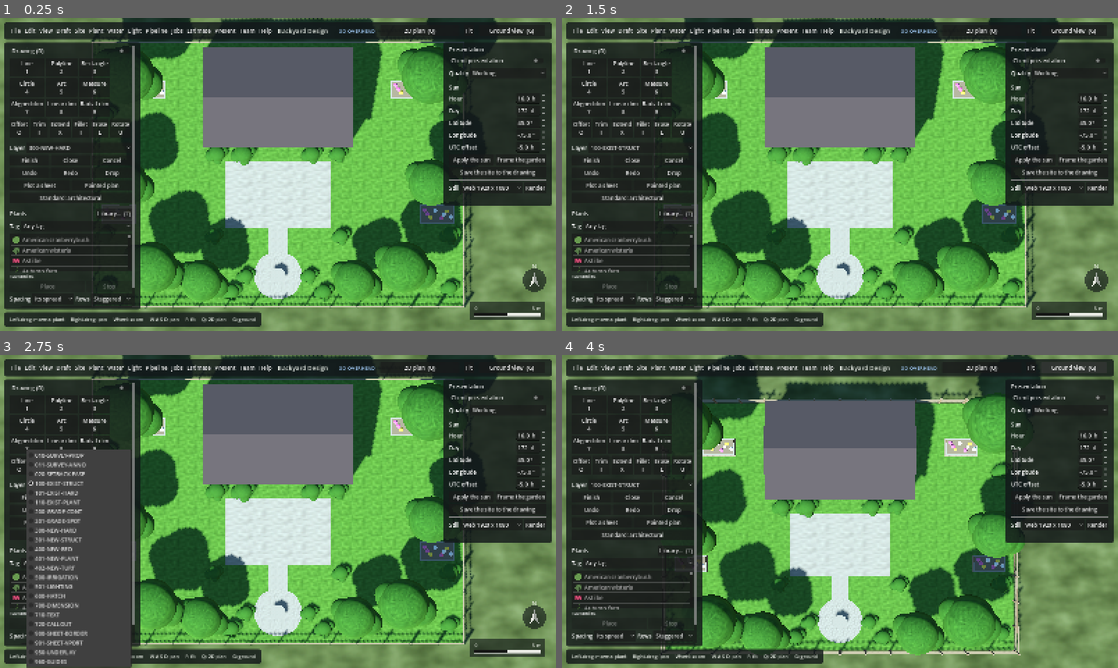
Above: before the commit, frames 1-4 (two rows, left to right).
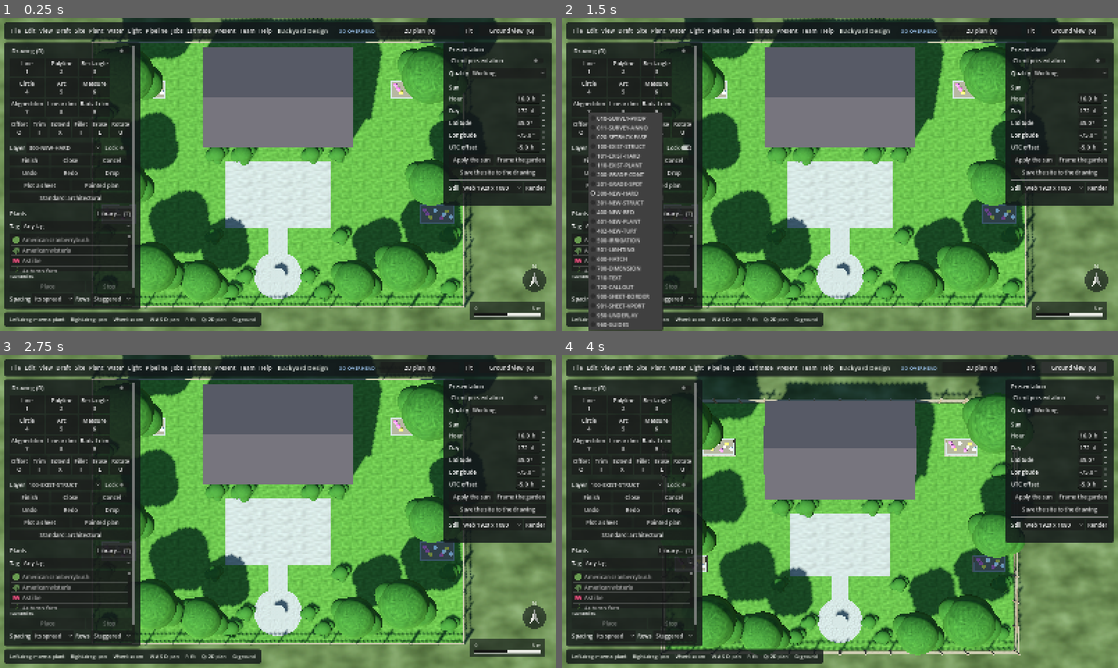
Above: after the commit, the same moments.

Repository: evanmac03/landscaping-planner
Game: Godot game, scene res://scenes/main.tscn
The game is run twice, just before and just after one commit, with the same random seed, the same clock (stepped at 60 frames per second) and the same inputs.
Inputs (mouse positions are in pixels of both pictures, inside the frame that each line leads up to):
- Up to frame 1 (0.25 s): no input
- Up to frame 2 (1.5 s): click (678, 149) at 0.5 s, where only the run after the commit has a clickable "Lock"; click "300-NEW-HARD" at 1.25 s
- Up to frame 3 (2.75 s): click "100-EXIST-STRUCT" (after the commit: "300-NEW-HARD") at 2 s
- Up to frame 4 (4 s): click "Fit" at 2.75 s; click "Ground view (G)" at 3.5 s

The runs differ from the first frame. In frame 1, less than 0.1% of the frame differs, in the area x 17-24%, y 40-43%; in frame 2, 8.5%; in frame 3, 12%, in the area x 4-24%, y 30-100%; in frame 4, less than 0.1%.

Commit message:
Drafting: lock a layer, and read the lock in exactly one place
A layer can now be locked. A locked layer is still drawn, still plots and
still snaps: it simply cannot be picked, selected or drawn on.

The lock is a state of the layer, and it is read in exactly one place -
DraftDocument.editable_entities() - so a pick, a selection band, select-all,
the simplify pass and the draw commit cannot disagree about it.
DraftController._commit() refuses before opening a gesture, naming the layer.

LayerSet gains is_locked() and locked_names(). DraftDocument gains
is_layer_locked() and editable_entities(). Hud gains a Lock CheckButton in
the layer row whose handler reads button.button_pressed (wired to pressed)
rather than toggled's argument, so the per-frame refresh that writes the
button cannot drive the layer it reports on. The public entry point is
Hud.set_layer_locked().

Also fixed a pre-existing warning: ground_window.gd::_hand_zone_rows
shadowed the document member with its own parameter; renamed to drawing.

11 new tests: the lock is not the hide, locked geometry still plots, no edit
command picks it, select-all and a band leave it out, the rest of the drawing
is not frozen, and nothing is drawn onto it.

Suite 2544/0.

Diff:
--- a/scripts/draft/draft_controller.gd
+++ b/scripts/draft/draft_controller.gd
@@ -513,6 +513,12 @@
 		if zone_hand and entity.kind == EntityScript.Kind.POLYGON:
 			state_ground_zone(entity.outline())
 			return
+		# A locked layer is not one you can add to either, or locking the survey and then finding a
+		# line you drew on it would be the worst of both. The check is here rather than in
+		# `document.add` because a command has a status line to say *why* nothing happened.
+		if document != null and document.is_layer_locked(tool.layer):
+			last_message = "%s is locked" % String(tool.layer)
+			return
 		# One snapshot per committed shape, so a single undo removes a whole
 		# entity rather than un-picking a point.
 		document.begin_gesture()
@@ -610,7 +616,7 @@
 func select_all() -> int:
 	_selected = []
 	if document != null:
-		for entity: EntityScript in document.visible_entities():
+		for entity: EntityScript in document.editable_entities():
 			_selected.append(int(entity.id))
 	_select_points = []
 	last_message = SelectScript.describe(_selected.size(), select_mode)
@@ -645,7 +651,7 @@
 		last_message = reason
 		return {"ok": false, "progress": 1, "reason": reason}
 	var caught: Dictionary = SelectScript.pick_between(
-		document.visible_entities() if document != null else [], first, world, select_mode
+		document.editable_entities() if document != null else [], first, world, select_mode
 	)
 	_selected = []
 	for id in caught["ids"]:
@@ -676,7 +682,7 @@
 func plan_simplify() -> SimplifyReportScript:
 	var chosen: Array[EntityScript] = selected_entities()
 	if chosen.is_empty() and document != null:
-		chosen = document.visible_entities()
+		chosen = document.editable_entities()
 	return DraftSimplifyScript.plan(chosen, DraftSimplifyScript.default_tolerance(plot_scale))
 
 
@@ -1024,7 +1030,10 @@
 		aperture = PICK_PIXELS / maxf(canvas.pixels_per_metre, 1e-9)
 	var best = null
 	var best_distance := aperture
-	for entity in document.visible_entities():
+	# `editable_entities` is what leaves a locked layer out: its shapes stay on the sheet and
+	# still plot, they simply cannot be picked (REQ 5.2.2). Every editing command reaches its
+	# shape through here, so one filter covers offset, trim, extend, fillet, erase and rotate.
+	for entity in document.editable_entities():
 		if is_annotation_layer(entity.layer):
 			continue
 		var distance := _distance_to(entity, world)
--- a/scripts/draft/draft_document.gd
+++ b/scripts/draft/draft_document.gd
@@ -196,6 +196,26 @@
 		out.append(_entities[id])
 	var by_rank := func(a: EntityScript, b: EntityScript) -> bool: return rank[a.id] < rank[b.id]
 	out.sort_custom(by_rank)
+	return out
+
+
+## Whether a layer's geometry may be picked, selected or edited. A locked layer is still
+## drawn and still plots - locking takes away the ability to *change* what is on it, which is
+## what makes it worth doing to a survey or a consultant's base plan (REQ 5.2.2).
+func is_layer_locked(layer_name: StringName) -> bool:
+	return layers.is_locked(layer_name)
+
+
+## Only what can be changed: on a visible layer, and not on a locked one.
+##
+## The one place the lock is read, for the reason `visible_entities` is the one place hiding is
+## read: a pick aperture, a selection band, select-all and the simplify pass all ask here, so
+## none of them can disagree about what is protected (REQ 5.2.2).
+func editable_entities() -> Array[EntityScript]:
+	var out: Array[EntityScript] = []
+	for entity: EntityScript in visible_entities():
+		if not is_layer_locked(entity.layer):
+			out.append(entity)
 	return out
 
 
--- a/scripts/draft/layer_set.gd
+++ b/scripts/draft/layer_set.gd
@@ -256,6 +256,22 @@
 	return out
 
 
+## Whether one layer is locked. A locked layer stays on the sheet and still plots; what it
+## loses is the ability to be picked, selected or edited (REQ 5.2.2).
+func is_locked(layer_name: StringName) -> bool:
+	var layer: DraftLayerScript = _layers.get(layer_name, null)
+	return layer != null and layer.locked
+
+
+## Layer names that are locked, in draw order.
+func locked_names() -> Array[StringName]:
+	var out: Array[StringName] = []
+	for name: StringName in _order:
+		if _layers[name].locked:
+			out.append(name)
+	return out
+
+
 ## Show exactly the layers a state names, and hide the rest.
 func apply_state(state_name: String) -> bool:
 	if not STATES.has(state_name):
--- a/scripts/ground_window.gd
+++ b/scripts/ground_window.gd
@@ -322,9 +322,11 @@
 ## told apart from an area of the plan by its key - both are keyed under `HAND_PREFIX`, but a hand
 ## zone's "layer" token is the literal `zone`, which is not one of the AREAS the plan encloses.
 ##
-## The document comes in only so the area can be written in its units: a row carries the words, so
-## nothing that lists areas has to know what a square metre is.
-static func _hand_zone_rows(document: DraftDocument, map: ZoneMap) -> Array[Dictionary]:
+## The drawing comes in only so the area can be written in its units: a row carries the words, so
+## nothing that lists areas has to know what a square metre is. It is named `drawing` rather than
+## `document` because the window already has a `document` member and a parameter of that name
+## shadows it - which GDScript warns about, and a warning in this project is a defect.
+static func _hand_zone_rows(drawing: DraftDocument, map: ZoneMap) -> Array[Dictionary]:
 	var out: Array[Dictionary] = []
 	if map == null:
 		return out
@@ -346,7 +348,7 @@
 			"name": zone.name if not zone.name.is_empty() else "zone",
 			"outline": outline,
 			"area_m2": area,
-			"area_text": ZoneMapScript.area_words(document, area),
+			"area_text": ZoneMapScript.area_words(drawing, area),
 		})
 	return out
 
--- a/scripts/hud.gd
+++ b/scripts/hud.gd
@@ -160,6 +160,10 @@
 var _tool_buttons: Array[Button] = []
 var _edit_buttons: Array[Button] = []
 var _layer_option: OptionButton = null
+## The lock for the layer in hand. A check box rather than a key, because it is a state rather
+## than a command: locked means "leave this layer alone", and it is the state the drawing, the
+## selection band and every editing command read.
+var _lock_button: CheckButton = null
 var _layer_names: Array[StringName] = []
 var _style_button: Button = null
 ## What the palette was last drawn to match, so a check every frame does not
@@ -654,6 +658,15 @@
 		)
 	_layer_option.item_selected.connect(_on_layer_selected)
 	layer_row.add_child(_layer_option)
+	# The lock sits on the layer's own row because it is a property of that layer rather than a
+	# tool. Focus-free so a HUD check box cannot swallow Tab or Enter before the drawing sees it.
+	_lock_button = CheckButton.new()
+	_lock_button.name = "LockButton"
+	_lock_button.text = "Lock"
+	_lock_button.focus_mode = Control.FOCUS_NONE
+	_lock_button.tooltip_text = "Lock this layer: its shapes stay on the sheet but cannot be picked, selected or drawn on"
+	_lock_button.pressed.connect(_on_lock_pressed)
+	layer_row.add_child(_lock_button)
 	palette_column.add_child(layer_row)
 
 	# What to do with the shape in hand, then what to do with the drawing.
@@ -715,9 +728,10 @@
 func _refresh_palette() -> void:
 	if _draft == null or _arm_button == null:
 		return
-	var state := "%s|%d|%s|%s|%d" % [
+	var state := "%s|%d|%s|%s|%d|%s" % [
 		_draft.drawing, int(_draft.current_tool()), String(_draft.current_layer()),
 		String(_draft.dimension_style_name), int(_draft.current_edit()),
+		_is_layer_locked(),
 	]
 	if state == _palette_state:
 		return
@@ -740,6 +754,9 @@
 	var selected := _layer_names.find(_draft.current_layer())
 	if selected >= 0:
 		_layer_option.selected = selected
+	# By the silent setter for the same reason the arm button uses it: setting a toggle the
+	# ordinary way fires its handler, and the refresh would then be driving the layer it reports on.
+	_lock_button.set_pressed_no_signal(_is_layer_locked())
 	_style_button.text = "Standard: %s" % String(_draft.dimension_style_name)
 	_style_button.tooltip_text = "%s (%s)" % [
 		_draft.document.dimension_style.describe(), _key_label(&"draft_dimension_style"),
@@ -764,6 +781,40 @@
 	if _draft == null or index < 0 or index >= _layer_names.size():
 		return
 	_draft.set_layer(_layer_names[index])
+
+
+## Whether the layer the drawing is on is locked. False with nothing to draw on, so a HUD with
+## no drawing shows an unlocked, unpressable check box rather than failing.
+func _is_layer_locked() -> bool:
+	if _draft == null or _draft.document == null:
+		return false
+	return _draft.document.is_layer_locked(_draft.current_layer())
+
+
+## Lock or unlock the layer in hand. The lock belongs to the layer rather than to this button, and
+## it is recorded as one undo step like any other change to the drawing - a lock somebody tripped
+## over is a change they may want back.
+##
+## Public because the decision is worth testing without a built palette, and because one door for
+## locking a layer is the same discipline as one door for editing one.
+func set_layer_locked(locked: bool) -> void:
+	if _draft == null or _draft.document == null:
+		return
+	# Named `layer_name` rather than `layer`: the Hud is a CanvasLayer, so a local called `layer`
+	# would shadow the canvas layer the HUD itself is drawn on.
+	var layer_name: StringName = _draft.current_layer()
+	_draft.document.begin_gesture()
+	_draft.document.layers.set_locked(layer_name, locked)
+	_draft.document.changed.emit()
+
+
+## The button's own handler. It reads the button rather than taking `toggled`'s argument, because
+## the refresh writes the button's state: reading the argument would let a refresh that arrived
+## mid-click report a lock it had just drawn, which is the bug the silent setter exists to avoid.
+func _on_lock_pressed() -> void:
+	if _lock_button == null:
+		return
+	set_layer_locked(_lock_button.button_pressed)
 
 
 ## What one tool button says: the tool on the first line, the key that does the same
--- a/tests/test_draft_core.gd
+++ b/tests/test_draft_core.gd
@@ -647,6 +647,23 @@
 	assert(not duplicate.get_layer(LayerSet.NEW_BED).visible)
 
 
+## Locking is a state of the layer, read back by name, and it has nothing to do with hiding: a
+## locked layer is still on the sheet and still plots, which is the whole point of locking the
+## survey you were given rather than a layer you are not working on.
+func test_a_layer_can_be_locked_without_being_hidden() -> void:
+	var set := LayerSet.default_set()
+	assert(not set.is_locked(LayerSet.SURVEY_PROPERTY), "a fresh set has nothing locked")
+	assert(set.locked_names().is_empty())
+	set.set_locked(LayerSet.SURVEY_PROPERTY, true)
+	assert(set.is_locked(LayerSet.SURVEY_PROPERTY))
+	assert(set.locked_names() == [LayerSet.SURVEY_PROPERTY], "and it is named back")
+	assert(set.get_layer(LayerSet.SURVEY_PROPERTY).plots, "a locked layer still plots")
+	assert(set.visible_names().has(LayerSet.SURVEY_PROPERTY), "and is still shown")
+	# A name nobody has is not a locked layer, and a copy keeps the lock.
+	assert(not set.is_locked(&"No such layer"))
+	assert(set.copy().is_locked(LayerSet.SURVEY_PROPERTY))
+
+
 func test_every_layer_has_a_purpose_and_a_weight() -> void:
 	var set := LayerSet.default_set()
 	for layer in set.layers():
--- a/tests/test_draft_document.gd
+++ b/tests/test_draft_document.gd
@@ -142,6 +142,21 @@
 	assert(document.visible_entities()[0].layer == LayerSet.NEW_BED)
 
 
+## Locking is the second state a pick reads, and it is deliberately not hiding: everything on the
+## locked layer is still drawn and still plots, it is simply left out of what can be changed.
+func test_a_locked_layers_geometry_is_drawn_but_not_editable() -> void:
+	var document = Document.new()
+	document.add(_sample_line(), LayerSet.NEW_BED)
+	document.add(_sample_line(8.0), LayerSet.NEW_PLANTING)
+	assert(document.editable_entities().size() == 2, "nothing is protected yet")
+	document.layers.set_locked(LayerSet.NEW_PLANTING, true)
+	assert(document.is_layer_locked(LayerSet.NEW_PLANTING))
+	assert(document.visible_entities().size() == 2, "a locked layer is still drawn")
+	assert(document.editable_entities().size() == 1, "and left out of what can be changed")
+	assert(document.editable_entities()[0].layer == LayerSet.NEW_BED)
+	assert(not document.is_layer_locked(LayerSet.NEW_BED), "the other layer is untouched")
+
+
 func test_non_plotting_layers_are_excluded_from_the_plot_set() -> void:
 	var document = Document.new()
 	document.add(_sample_line(), LayerSet.NEW_BED)
--- a/tests/test_draft_edit_tools.gd
+++ b/tests/test_draft_edit_tools.gd
@@ -309,6 +309,63 @@
 	controller.free()
 
 
+# --- the layer lock -----------------------------------------------------------------
+
+
+## The one door every editing command picks through. A locked shape is still on the sheet, so the
+## command is not given a different shape by accident: it is told there is nothing to pick.
+func test_a_locked_shape_is_not_picked_by_any_edit_command() -> void:
+	var controller = _controller()
+	controller.document.add(_line(0, 0, 10, 0), LayerSet.NEW_HARDSCAPE)
+	controller.document.layers.set_locked(LayerSet.NEW_HARDSCAPE, true)
+	controller.arm_edit(EditKind.ERASE)
+	controller.edit_at(Vector2(5, 0.05))
+	assert(controller.document.count() == 1, "a locked shape is not erased")
+	assert(controller.last_message.contains("nothing"), "and the line says so")
+
+	# Offset picks through the same door, so it is refused for the same reason.
+	controller.arm_edit(EditKind.OFFSET)
+	controller.edit_at(Vector2(5, 0.0))
+	assert(controller.document.count() == 1, "and it is not offset either")
+	assert(controller.last_message.contains("nothing"))
+	controller.free()
+
+
+## Locking one layer does not freeze the drawing: a locked shape is still on the sheet and still
+## visible, and everything on the other layers stays perfectly editable.
+func test_a_locked_layer_does_not_freeze_the_rest_of_the_drawing() -> void:
+	var controller = _controller()
+	controller.document.add(_line(0, 0, 10, 0), LayerSet.NEW_HARDSCAPE)
+	controller.document.layers.set_locked(LayerSet.NEW_HARDSCAPE, true)
+	controller.document.add(_line(0, 1, 10, 1), LayerSet.NEW_BED)
+	controller.arm_edit(EditKind.ERASE)
+	controller.edit_at(Vector2(5, 1.0))
+	assert(controller.document.count() == 1, "the unlocked shape was picked and erased")
+	assert(controller.document.entities()[0].layer == LayerSet.NEW_HARDSCAPE,
+		"and the locked one is the shape left alone")
+	controller.free()
+
+
+## A locked layer is not one you can add to either. Drawing a line and finding it on the layer you
+## had just locked would be the worst of both states: protected and unprotected at once.
+##
+## Driven through `_commit`, which is the one door a finished shape goes out by - both `click` and
+## `finish` hand their shape to it - and with the same dictionary they hand over.
+func test_nothing_is_drawn_onto_a_locked_layer() -> void:
+	var controller = _controller()
+	controller.set_layer(LayerSet.NEW_BED)
+	controller.document.layers.set_locked(LayerSet.NEW_BED, true)
+	controller._commit({"entity": _line(0, 0, 4, 0), "measure": null})
+	assert(controller.document.count() == 0, "no line was added")
+	assert(controller.last_message.contains("locked"), "and the line says why")
+	assert(controller.document.layers.is_locked(LayerSet.NEW_BED), "the lock still stands")
+	# And the very same commit lands once the lock is off, so the refusal was the lock and not the call.
+	controller.document.layers.set_locked(LayerSet.NEW_BED, false)
+	controller._commit({"entity": _line(0, 0, 4, 0), "measure": null})
+	assert(controller.document.count() == 1, "and it lands with the lock off")
+	controller.free()
+
+
 # --- staying out of the way -------------------------------------------------------
 
 
--- a/tests/test_draft_select_tools.gd
+++ b/tests/test_draft_select_tools.gd
@@ -186,6 +186,33 @@
 
 
 # --- selecting everything -------------------------------------------------------------
+
+
+## Select-all is a selection, and a selection is the first step of changing something, so it leaves
+## a locked layer out for the same reason an editing command cannot pick one.
+func test_select_all_leaves_out_a_locked_layer() -> void:
+	var controller = _controller()
+	_add(controller, _line(1.0, 1.0, 2.0, 2.0))
+	_add(controller, _line(3.0, 3.0, 4.0, 4.0), LayerSet.NEW_PLANTING)
+	assert(controller.select_all() == 2, "nothing is protected yet")
+	controller.document.layers.set_locked(LayerSet.NEW_PLANTING, true)
+	assert(controller.select_all() == 1, "a locked layer is left out of select-all")
+	assert(controller.document.count() == 2, "and is still on the drawing")
+	controller.free()
+
+
+## The band is the other way a selection is made, and it reads the same door.
+func test_a_band_does_not_catch_a_locked_layer() -> void:
+	var controller = _controller()
+	_add(controller, _line(1.0, 1.0, 2.0, 2.0))
+	_add(controller, _line(3.0, 3.0, 4.0, 4.0), LayerSet.NEW_PLANTING)
+	controller.document.layers.set_locked(LayerSet.NEW_PLANTING, true)
+	controller.select_at(Vector2(0.0, 0.0))
+	controller.select_at(Vector2(5.0, 5.0))
+	var caught := controller.selection()
+	assert(caught.size() == 1, "only the unlocked shape was caught")
+	assert(caught[0] == 1, "and it is the one on the bed layer")
+	controller.free()
 
 
 func test_select_all_takes_everything_on_a_visible_layer() -> void:
--- a/tests/test_hud_hints.gd
+++ b/tests/test_hud_hints.gd
@@ -128,6 +128,37 @@
 	offered.sort()
 	expected.sort()
 	assert(offered == expected, "the legend offers %s, the commands are %s" % [offered, expected])
+
+
+# --- the layer lock ---------------------------------------------------------------
+
+
+## Locking the layer in hand is the palette's decision, driven here rather than through a built
+## palette. The lock belongs to the layer rather than to the button, and like any other change to
+## the drawing it is one step of undo - a lock somebody tripped over is a change they may want back.
+func test_locking_the_layer_in_hand_is_one_undoable_step() -> void:
+	var controller = _controller()
+	controller.set_layer(LayerSet.NEW_BED)
+	var hud := Hud.new()
+	hud._draft = controller
+	assert(not controller.document.is_layer_locked(controller.current_layer()),
+		"a fresh drawing has nothing locked")
+	hud.set_layer_locked(true)
+	assert(controller.document.is_layer_locked(LayerSet.NEW_BED))
+	assert(controller.document.undo_last(), "a lock can be taken back")
+	assert(not controller.document.is_layer_locked(LayerSet.NEW_BED), "and it lets go again")
+	hud.free()
+	controller.free()
+
+
+## With no drawing there is no layer in hand, so the palette has nothing to lock and nothing to
+## report: it says so rather than failing.
+func test_a_hud_with_no_drawing_has_no_layer_to_lock() -> void:
+	var hud := Hud.new()
+	assert(not hud._is_layer_locked())
+	hud.set_layer_locked(true)
+	assert(not hud._is_layer_locked(), "and locking nothing locks nothing")
+	hud.free()
 
 
 ## The legend covers every drafting action the project binds, and no others. A new
